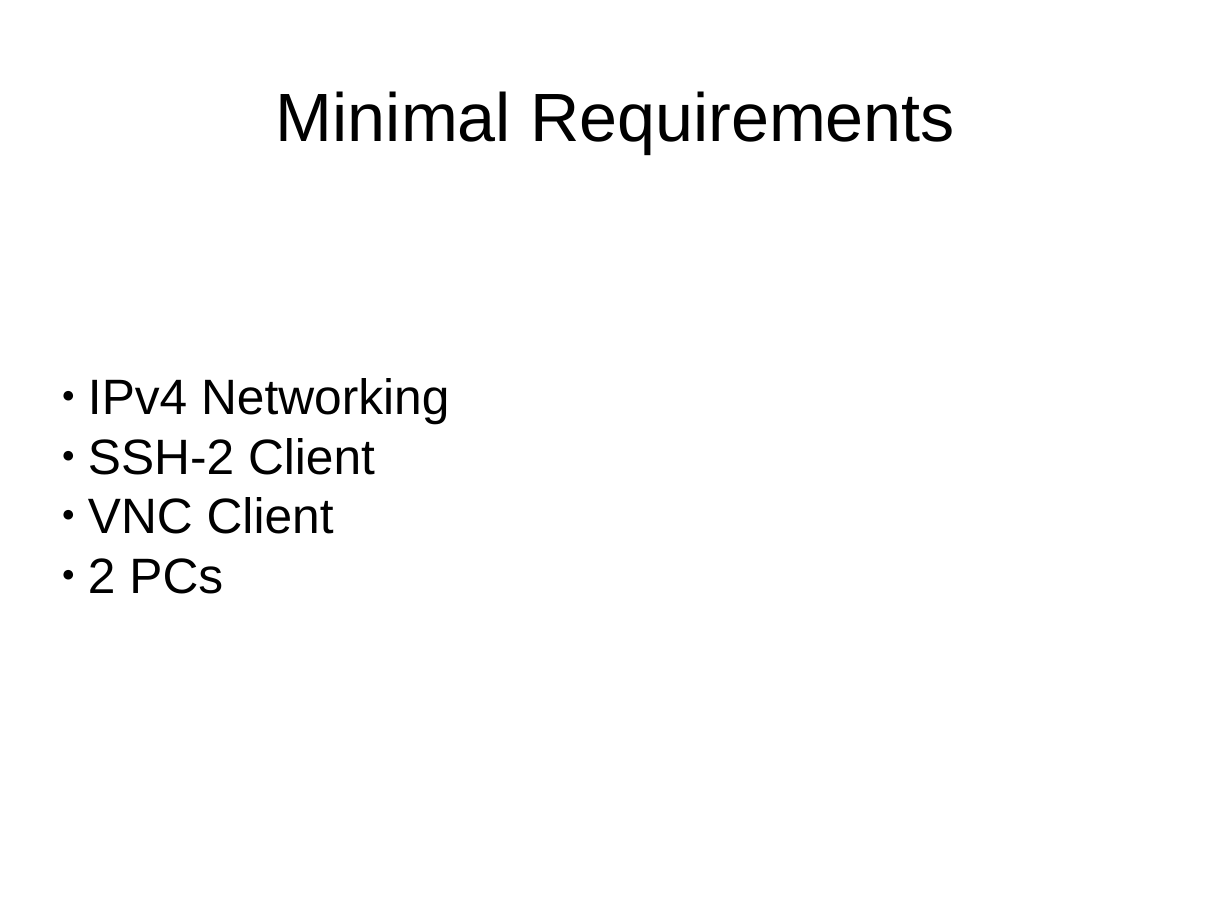
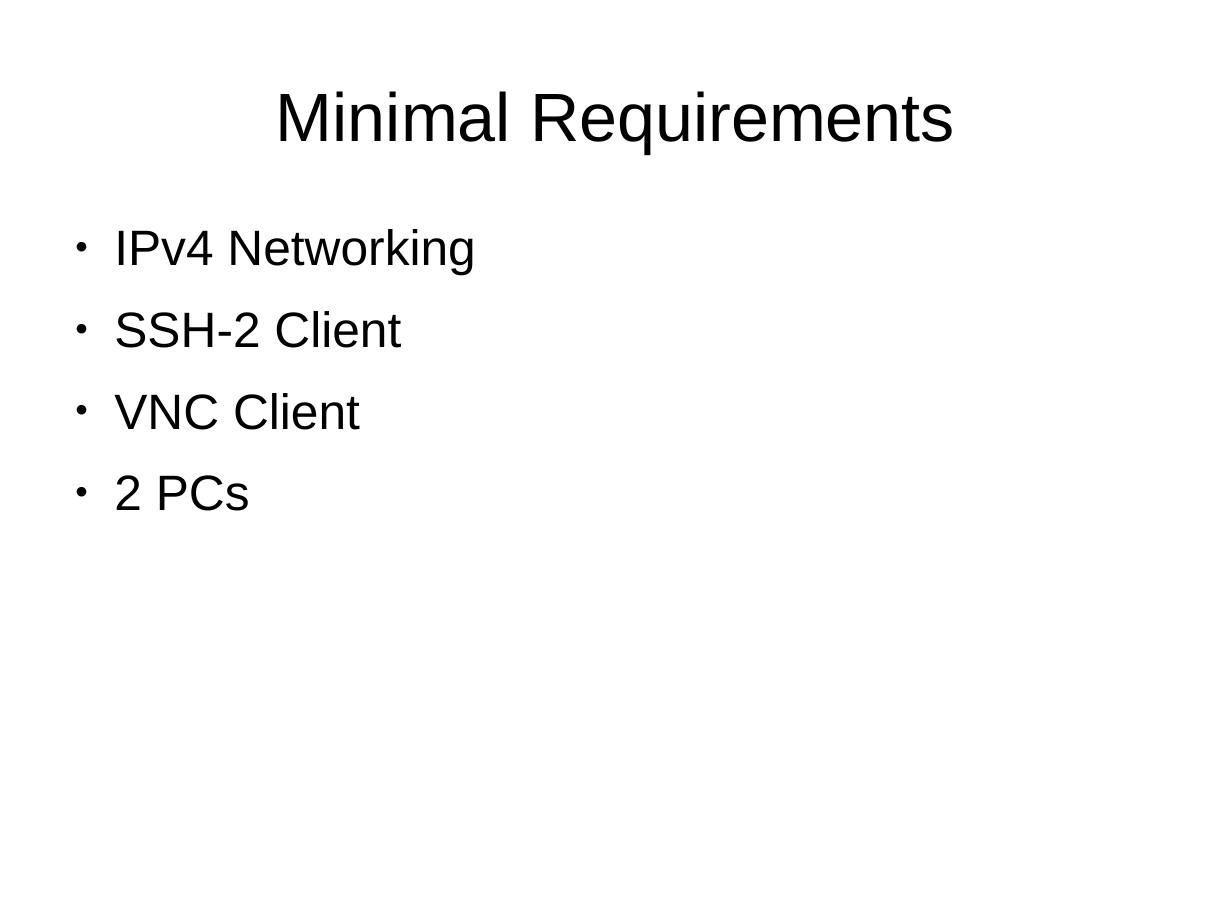
Before and after one commit to Oflameo/sshvnc_ws, a slide deck: slide 2 of doc/sshvnc.odp. Drawn at 1232x924 pixels with LibreOffice and Linux fonts; fonts in the diff are those of the drawing. Boxes give left, top, right and bottom in pixels: in the first picture for what was removed or moved away, otherwise in the second. Text is boxed around its words. In the diff, an @@ line names an element or a change of style, - is before the commit and + after.

```diff
--- a/doc/sshvnc.odp
+++ b/doc/sshvnc.odp
@@ text "IPv4 Networking" at (114, 229, 475, 511): indent changed; more space between paragraphs; vertical alignment middle to top @@
```
Also in this commit, not shown: 1 other slide changed, 2 slides added.
